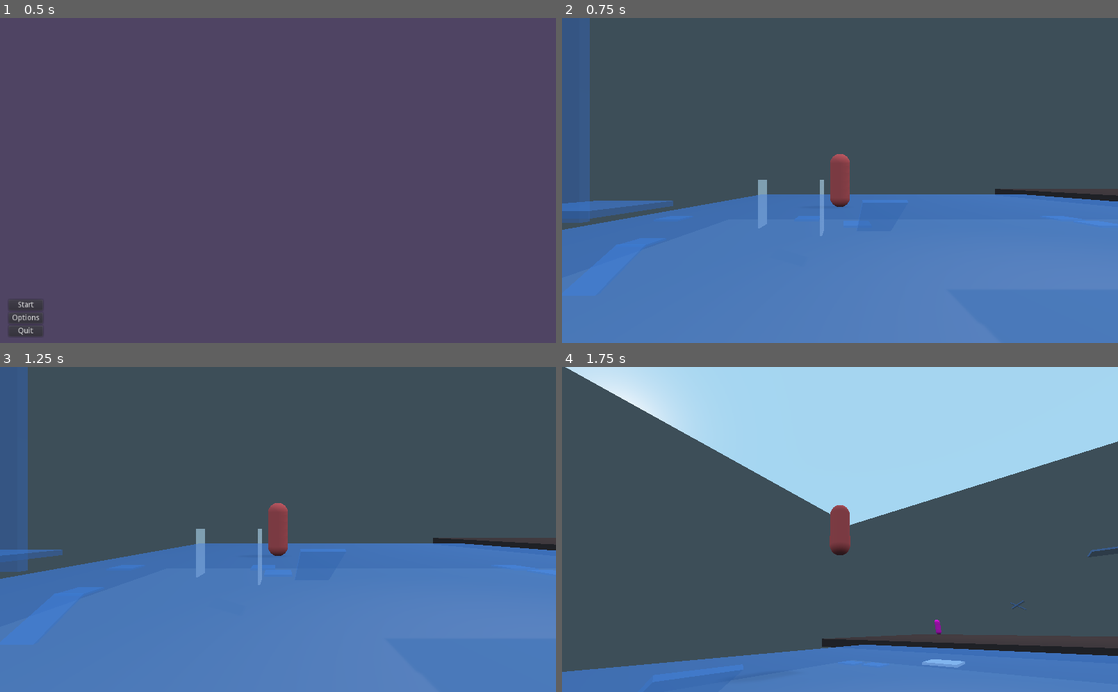
Above: before the commit, frames 1-4 (two rows, left to right).
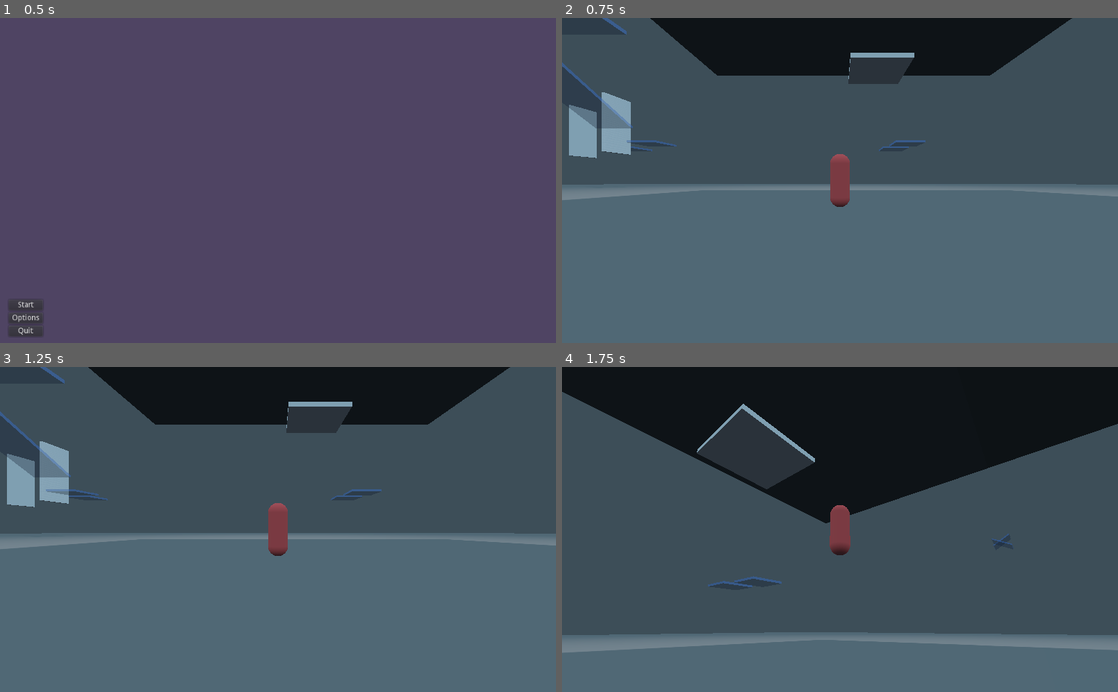
Above: after the commit, the same moments.

Repository: RasmusWind/GodotGame
Game: Godot game, scene res://menu/main_menu.tscn
Two runs of this game, one before a commit and one after it. Both use one fixed random seed, a clock stepped at 60 frames per second and the inputs below. Before the commit the project has no main scene; this scene is started directly in both runs.
Inputs (mouse positions are in pixels of both pictures, inside the frame that each line leads up to):
- Up to frame 1 (0.5 s): no input
- Up to frame 2 (0.75 s): click "Start" at 0.5 s
- Up to frame 3 (1.25 s): no input
- Up to frame 4 (1.75 s): tap Enter at 1.25 s; move the mouse to (867, 529) at 1.27 s; hold W (move_forward) from 1.28 s (still down); tap Space (jump) at 1.35, 1.52 s

Frame 1 is identical in both runs. In frame 2, 64% of the frame differs, in the area x 0-100%, y 0-100%; in frame 3, 64%; in frame 4, 51%.

Commit message:
multiplayer

Diff:
--- a/enemy/enemy_object.gd
+++ b/enemy/enemy_object.gd
@@ -7,59 +7,79 @@
 
 
 onready var nav = get_parent()
-onready var player = $"../../../../../Player"
+var player = null
 onready var platform = $"../NavigationMeshInstance/MeshInstance"
 
-var player_start_pos
+var player_start_pos = Vector3(0,0,0)
 var start_pos
 var enemy_pos
 var player_pos
 var platform_pos
 var player_width = 0.6
 
+var players = []
+var closest_player = null
+
 func _ready():
 	start_pos = global_transform.origin
-	player_start_pos = player.global_transform.origin
-	player_start_pos.y += 0.5
 	platform_pos = platform.global_transform.origin
-	pass
 
 func _physics_process(_delta):
+	players = get_tree().root.get_node("level_1/Players").get_children()
 	enemy_pos = global_transform.origin
-	player_pos = player.global_transform.origin
-	if path_node < path.size():
-		var direction = (path[path_node] - enemy_pos)
-		if direction.length() < 0.6:
-			path_node += 1
+	for p in players:
+		var p_vector = p.global_transform.origin
+		print(p_vector)
+		print(p_vector.x)
+		if not closest_player:
+			closest_player = p
 		else:
-			var _move_and_slide = move_and_slide(direction.normalized() * speed, Vector3.UP)
+			var p_distance = calculate_distance(enemy_pos, p_vector)
+			var closest_distance = calculate_distance(enemy_pos, closest_player.global_transform.origin)
+			if p_distance < closest_distance:
+				closest_player = p
 
-	#check collision player vs enemy
-	if player_pos != null:
-		var player_left_side = player_pos.x + (player_width / 2)
-		var player_right_side = player_pos.x - (player_width / 2)
-		var player_front_side = player_pos.z + (player_width / 2)
-		var player_back_side = player_pos.z - (player_width / 2)
+	if closest_player:
+		player = closest_player
+		player_pos = player.global_transform.origin
+		if path_node < path.size():
+			var direction = (path[path_node] - enemy_pos)
+			if direction.length() < 0.6:
+				path_node += 1
+			else:
+				var _move_and_slide = move_and_slide(direction.normalized() * speed, Vector3.UP)
 
-		var enemy_left_side = enemy_pos.x + (player_width / 2)
-		var enemy_right_side = enemy_pos.x - (player_width / 2)
-		var enemy_front_side = enemy_pos.z + (player_width / 2)
-		var enemy_back_side = enemy_pos.z - (player_width / 2)
+		#check collision player vs enemy
+		if player_pos != null:
+			var threshold_distance = pow(0.6,2)
+			var distance = calculate_distance(enemy_pos, player_pos)
 
-		var player_right_side_inside_enemy = player_right_side <= enemy_left_side and player_right_side >= enemy_right_side
-		var player_left_side_inside_enemy = player_left_side >= enemy_right_side and player_left_side <= enemy_left_side
+			if threshold_distance >= distance:
+				player.global_transform.origin = player_start_pos
 
-		var player_front_side_inside_enemy = player_front_side >= enemy_back_side and player_front_side <= enemy_front_side
-		var player_back_side_inside_enemy =  player_back_side <= enemy_front_side and player_back_side >= enemy_back_side
-
-		var player_left_or_right_inside = player_right_side_inside_enemy or player_left_side_inside_enemy
-		var player_front_or_back_inside = player_front_side_inside_enemy or player_back_side_inside_enemy
-
-		if player_left_or_right_inside and player_front_or_back_inside:
-			player.global_transform.origin = player_start_pos
+#			var player_left_side = player_pos.x + (player_width / 2)
+#			var player_right_side = player_pos.x - (player_width / 2)
+#			var player_front_side = player_pos.z + (player_width / 2)
+#			var player_back_side = player_pos.z - (player_width / 2)
+#
+#			var enemy_left_side = enemy_pos.x + (player_width / 2)
+#			var enemy_right_side = enemy_pos.x - (player_width / 2)
+#			var enemy_front_side = enemy_pos.z + (player_width / 2)
+#			var enemy_back_side = enemy_pos.z - (player_width / 2)
+#
+#			var player_right_side_inside_enemy = player_right_side <= enemy_left_side and player_right_side >= enemy_right_side
+#			var player_left_side_inside_enemy = player_left_side >= enemy_right_side and player_left_side <= enemy_left_side
+#
+#			var player_front_side_inside_enemy = player_front_side >= enemy_back_side and player_front_side <= enemy_front_side
+#			var player_back_side_inside_enemy =  player_back_side <= enemy_front_side and player_back_side >= enemy_back_side
+#
+#			var player_left_or_right_inside = player_right_side_inside_enemy or player_left_side_inside_enemy
+#			var player_front_or_back_inside = player_front_side_inside_enemy or player_back_side_inside_enemy
+#
+#			if player_left_or_right_inside and player_front_or_back_inside:
+#				player.global_transform.origin = player_start_pos
 
 func move_to(target_pos):
-
 	path = nav.get_simple_path(global_transform.origin, target_pos)
 	path_node = 0
 
@@ -75,3 +95,9 @@
 			move_to(start_pos)
 	elif player_vs_playform_height:
 		move_to(player_pos)
+
+func calculate_distance(vector1, vector2):
+	print(vector1.x)
+	print(vector2.x)
+	var distance = pow(vector1.x-vector2.x,2) + pow(vector1.y-vector2.y,2) + pow(vector1.z-vector2.z,2)
+	return distance
--- a/level/level_1.gd
+++ b/level/level_1.gd
@@ -1,7 +1,20 @@
 extends Node
 
 func _ready():
-	pass
+	Net.set_ids()
+	create_players()
+
+func create_players():
+	for id in Net.peer_ids:
+		create_player(id)
+	create_player(Net.net_id)
+
+func create_player(id):
+	var p = preload("res://player/player_object.tscn").instance()
+	var players_node = get_node("Players")
+	players_node.add_child(p)
+	p.initialize(id)
+	p.get_node("SpringArm/Camera").current = true
 
 func _input(ev):
 	if ev is InputEventKey and ev.scancode == KEY_ESCAPE:
--- a/level/level_1.tscn
+++ b/level/level_1.tscn
@@ -1,6 +1,5 @@
-[gd_scene load_steps=17 format=2]
-
-[ext_resource path="res://player/player_object.tscn" type="PackedScene" id=1]
+[gd_scene load_steps=16 format=2]
+
 [ext_resource path="res://platforms/static/square.tscn" type="PackedScene" id=2]
 [ext_resource path="res://platforms/moving/horizontal_platform.tscn" type="PackedScene" id=3]
 [ext_resource path="res://platforms/moving/vertical_platform.tscn" type="PackedScene" id=4]
@@ -120,7 +119,7 @@
 transform = Transform( 2, 0, 0, 0, -4.37114e-08, 4, 0, -1, -1.74846e-07, -45.5, 21, 3 )
 
 [node name="Spatial13" parent="platforms/static" instance=ExtResource( 5 )]
-transform = Transform( -4.37114e-08, 0, -1, 0, 1, 0, 1, 0, -4.37114e-08, 0, 9, 0 )
+transform = Transform( -4.37114e-08, 0, -1, 0, 1, 0, 1, 0, -4.37114e-08, 1, 9, 0 )
 
 [node name="Spatial17" parent="platforms/static" instance=ExtResource( 2 )]
 transform = Transform( -1.01582e-08, 4.25147e-08, 1, 0.523421, 0.852074, -3.09086e-08, -0.852074, 0.523421, -3.09086e-08, 46.0842, 14.6936, 0 )
@@ -216,9 +215,6 @@
 [node name="CollisionShape" type="CollisionShape" parent="walls/wall4"]
 shape = SubResource( 6 )
 
-[node name="Player" parent="." instance=ExtResource( 1 )]
-transform = Transform( 1, 0, 0, 0, 1, 0, 0, 0, 1, -22, 10.0234, 1 )
-
 [node name="lighting" type="Node" parent="."]
 
 [node name="SpotLight" type="SpotLight" parent="lighting"]
@@ -226,4 +222,6 @@
 shadow_enabled = true
 spot_range = 68.2189
 
+[node name="Players" type="Node" parent="."]
+
 [editable path="platforms/moving/platform2"]
--- /dev/null
+++ b/network/Connecting.gd
@@ -0,0 +1,10 @@
+extends ColorRect
+
+const CONNECT_TEXT = ["Waiting for players...", "Connecting to server..."]
+
+func set_connect_type(host):
+	show()
+	if host:
+		$Label.text = CONNECT_TEXT[0]
+	else:
+		$Label.text = CONNECT_TEXT[1]
--- /dev/null
+++ b/network/Host.gd
@@ -0,0 +1,10 @@
+extends Button
+
+signal set_connect_type
+
+func _ready():
+	$IP.text = "IP: " + str(IP.get_local_addresses()[0])
+
+func host():
+	Net.initialize_server()
+	emit_signal("set_connect_type", true)
--- /dev/null
+++ b/network/Join.gd
@@ -0,0 +1,13 @@
+extends Button
+
+signal set_connect_type
+
+func _pressed():
+	if $IP.text.is_valid_ip_address():
+		join()
+	else:
+		$InvalidIP.show()
+
+func join():
+	Net.initialize_client($IP.text)
+	emit_signal("set_connecting_type", false)
--- /dev/null
+++ b/network/Lobby.gd
@@ -0,0 +1,12 @@
+extends Control
+
+func _ready():
+	get_tree().connect("connected_to_server", self, "connected")
+
+func connected():
+	if not Net.is_host:
+		rpc("begin_game")
+		begin_game()
+
+remote func begin_game():
+	get_tree().change_scene("res://level/level_1.tscn")
--- /dev/null
+++ b/network/Lobby.tscn
@@ -0,0 +1,71 @@
+[gd_scene load_steps=5 format=2]
+
+[ext_resource path="res://network/Host.gd" type="Script" id=1]
+[ext_resource path="res://network/Join.gd" type="Script" id=2]
+[ext_resource path="res://network/Connecting.gd" type="Script" id=3]
+[ext_resource path="res://network/Lobby.gd" type="Script" id=4]
+
+[node name="Lobby" type="Control"]
+anchor_right = 1.0
+anchor_bottom = 1.0
+script = ExtResource( 4 )
+
+[node name="Host" type="Button" parent="."]
+margin_left = 379.0
+margin_top = 135.0
+margin_right = 685.0
+margin_bottom = 240.0
+text = "Host"
+script = ExtResource( 1 )
+
+[node name="IP" type="Label" parent="Host"]
+margin_top = -35.0
+margin_right = 306.0
+margin_bottom = -3.0
+text = "IP: [Private IP]"
+align = 1
+valign = 1
+
+[node name="Join" type="Button" parent="."]
+margin_left = 378.0
+margin_top = 314.0
+margin_right = 686.0
+margin_bottom = 419.0
+text = "Join"
+script = ExtResource( 2 )
+
+[node name="IP" type="LineEdit" parent="Join"]
+margin_left = -1.0
+margin_top = 113.0
+margin_right = 306.0
+margin_bottom = 152.0
+placeholder_text = "Host's IP"
+
+[node name="InvalidIP" type="Label" parent="Join"]
+margin_left = 1.0
+margin_top = 160.0
+margin_right = 304.0
+margin_bottom = 196.0
+custom_colors/font_color = Color( 1, 0.0235294, 0.0235294, 1 )
+text = "Please enter a valid IP address"
+align = 1
+valign = 1
+
+[node name="Connecting" type="ColorRect" parent="."]
+visible = false
+margin_right = 1024.0
+margin_bottom = 600.0
+color = Color( 0, 0, 0, 1 )
+script = ExtResource( 3 )
+
+[node name="Label" type="Label" parent="Connecting"]
+margin_right = 1024.0
+margin_bottom = 600.0
+text = "[Connecting Text]"
+align = 1
+valign = 1
+
+[connection signal="pressed" from="Host" to="Host" method="host"]
+[connection signal="set_connect_type" from="Host" to="Connecting" method="set_connect_type"]
+[connection signal="pressed" from="Join" to="Join" method="_pressed"]
+[connection signal="set_connect_type" from="Join" to="Connecting" method="set_connect_type"]
--- /dev/null
+++ b/network/network.gd
@@ -0,0 +1,28 @@
+extends Node
+
+const RPC_PORT = 31400
+const MAX_PLAYERS = 8
+const TESTING_IP = "127.0.0.1"
+const OFFLINE_TESTING = false
+
+var current_players = 1
+var net_id = null
+var is_host = false
+var peer_ids = []
+
+func initialize_server():
+	is_host = true
+	var peer = NetworkedMultiplayerENet.new()
+	peer.create_server(RPC_PORT, MAX_PLAYERS)
+	get_tree().network_peer = peer
+
+func initialize_client(server_ip):
+	if OFFLINE_TESTING:
+		server_ip = TESTING_IP
+	var peer = NetworkedMultiplayerENet.new()
+	peer.create_client(server_ip, RPC_PORT)
+	get_tree().network_peer = peer
+
+func set_ids():
+	net_id = get_tree().get_network_unique_id()
+	peer_ids = get_tree().get_network_connected_peers()
--- a/player/Player.gd
+++ b/player/Player.gd
@@ -1,4 +1,5 @@
 extends KinematicBody
+
 
 export var speed := 10.0
 export var jump_strength := 20.0
@@ -10,31 +11,43 @@
 onready var _spring_arm: SpringArm = $SpringArm
 onready var _model: Spatial = $CollisionShape
 
+var is_master = false
+func initialize(id):
+	name = "player-" + str(id)
+	if id == Net.net_id:
+		is_master = true
+
 func _ready():
 	pass
 
 func _physics_process(delta):
-	var move_direction := Vector3.ZERO
-	move_direction.x = Input.get_action_strength("move_right") - Input.get_action_strength("move_left")
-	move_direction.z = Input.get_action_strength("move_backward") - Input.get_action_strength("move_forward")
-	move_direction = move_direction.rotated(Vector3.UP, _spring_arm.rotation.y).normalized()
+	if is_master:
+		var move_direction := Vector3.ZERO
+		move_direction.x = Input.get_action_strength("move_right") - Input.get_action_strength("move_left")
+		move_direction.z = Input.get_action_strength("move_backward") - Input.get_action_strength("move_forward")
+		move_direction = move_direction.rotated(Vector3.UP, _spring_arm.rotation.y).normalized()
 
-	_velocity.x = move_direction.x * speed
-	_velocity.z = move_direction.z * speed
-	_velocity.y -= gravity * delta
+		_velocity.x = move_direction.x * speed
+		_velocity.z = move_direction.z * speed
+		_velocity.y -= gravity * delta
 
-	var just_landed := is_on_floor() and _snap_vector == Vector3.ZERO
-	var is_jumping := is_on_floor() and Input.is_action_just_pressed("jump")
-	if is_jumping:
-		_velocity.y = jump_strength
-		_snap_vector = Vector3.ZERO
-	elif just_landed:
-		_snap_vector = Vector3.DOWN
-	_velocity = move_and_slide_with_snap(_velocity, _snap_vector, Vector3.UP, true)
+		var just_landed := is_on_floor() and _snap_vector == Vector3.ZERO
+		var is_jumping := is_on_floor() and Input.is_action_just_pressed("jump")
+		if is_jumping:
+			_velocity.y = jump_strength
+			_snap_vector = Vector3.ZERO
+		elif just_landed:
+			_snap_vector = Vector3.DOWN
+		_velocity = move_and_slide_with_snap(_velocity, _snap_vector, Vector3.UP, true)
 
-	if _velocity.length() > 0.2:
-		var look_direction = Vector2(_velocity.z, _velocity.x)
-		_model.rotation.y = look_direction.angle()
+		if _velocity.length() > 0.2:
+			var look_direction = Vector2(_velocity.z, _velocity.x)
+			_model.rotation.y = look_direction.angle()
+
+		rpc_unreliable("update_position", global_transform.origin)
+
+remote func update_position(pos):
+	global_transform.origin = pos
 
 func _process(_delta):
 	_spring_arm.translation = translation
--- a/project.godot
+++ b/project.godot
@@ -11,7 +11,12 @@
 [application]
 
 config/name="FPSgame"
+run/main_scene="res://network/Lobby.tscn"
 config/icon="res://icon.png"
+
+[autoload]
+
+Net="*res://network/network.gd"
 
 [gui]
 
